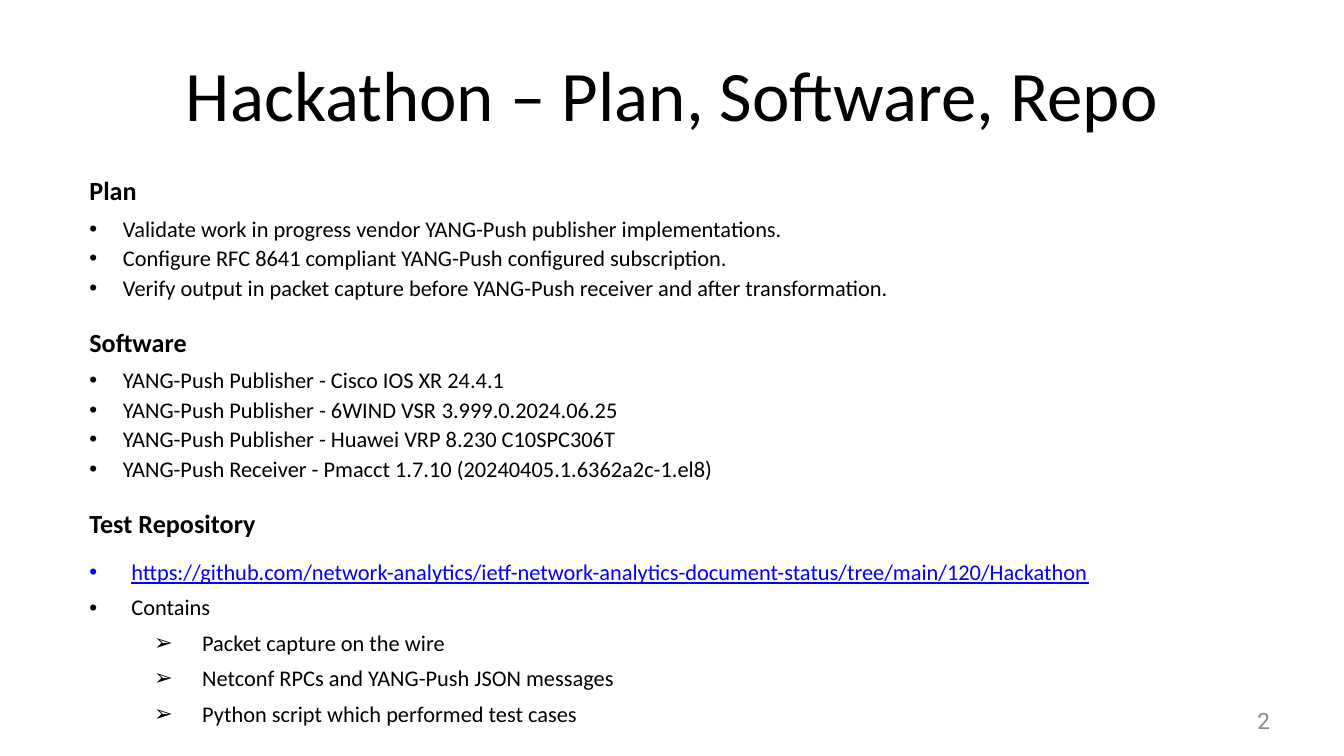
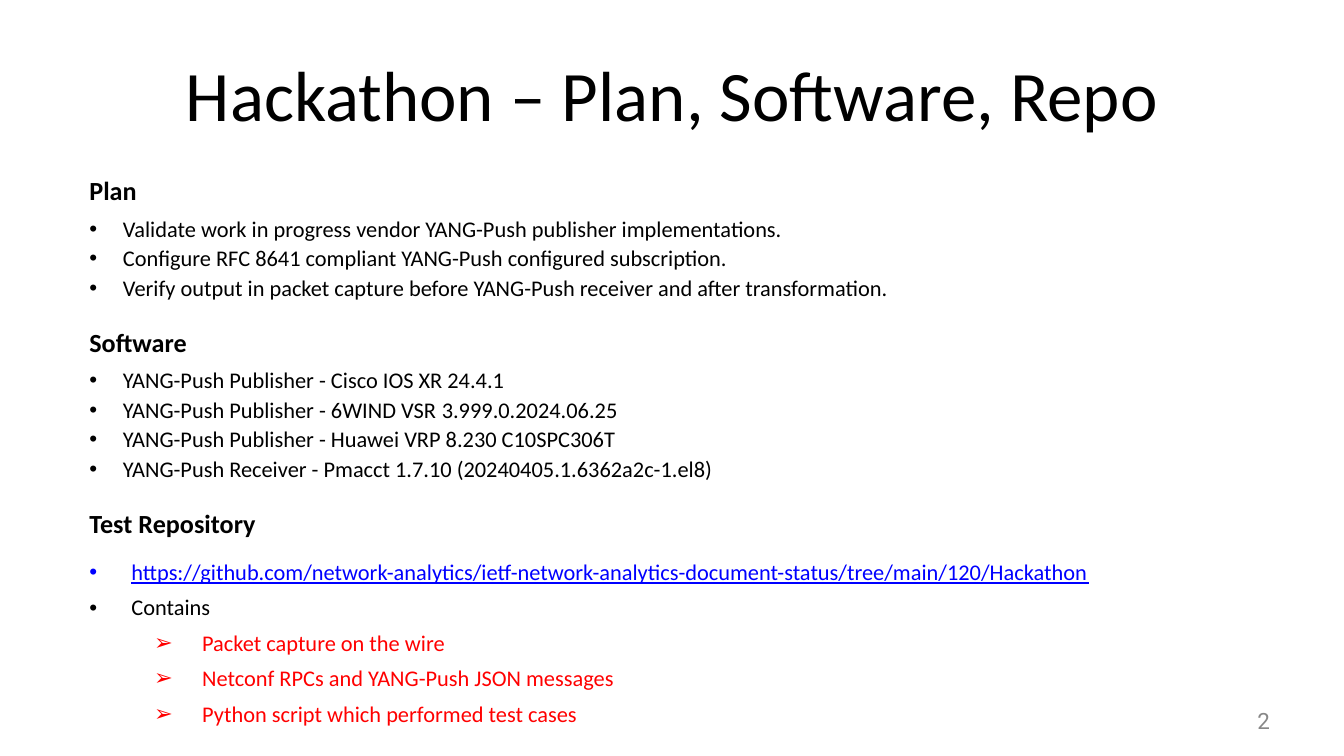
Before and after one commit to network-analytics/ietf-network-analytics-document-status, a slide deck: slide 2 of 120/Hackathon/ietf-120-hackathon-validate-yang-push-publisher.pptx. Drawn at 1344x756 pixels with LibreOffice and Linux fonts; fonts in the diff are those of the drawing. Boxes give left, top, right and bottom in pixels: in the first picture for what was removed or moved away, otherwise in the second. Text is boxed around its words. In the diff, an @@ line names an element or a change of style, - is before the commit and + after.

Commit message:
updated test results with Cisco IOS XR implementation

```diff
--- a/120/Hackathon/ietf-120-hackathon-validate-yang-push-publisher.pptx
+++ b/120/Hackathon/ietf-120-hackathon-validate-yang-push-publisher.pptx
@@ text at (202, 635, 613, 726): text colour #000000 to #FF0000 in "Packet capture on the wire", "Netconf RPCs and YANG-Push JSON messages", "Python script which performed test cases" @@
```
Also in this commit, not shown: 1 other slide changed, 1 slide added, 5 other files.
